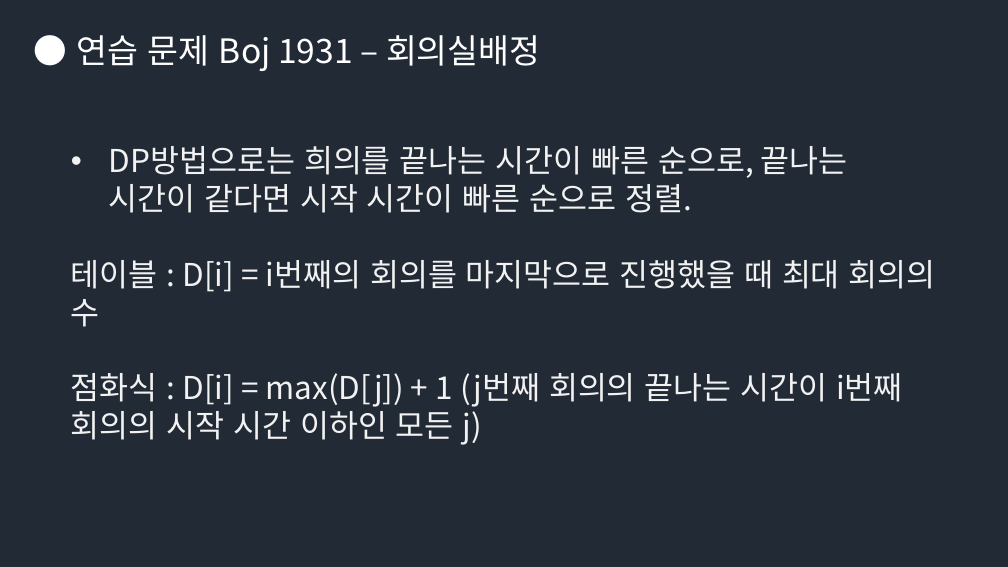
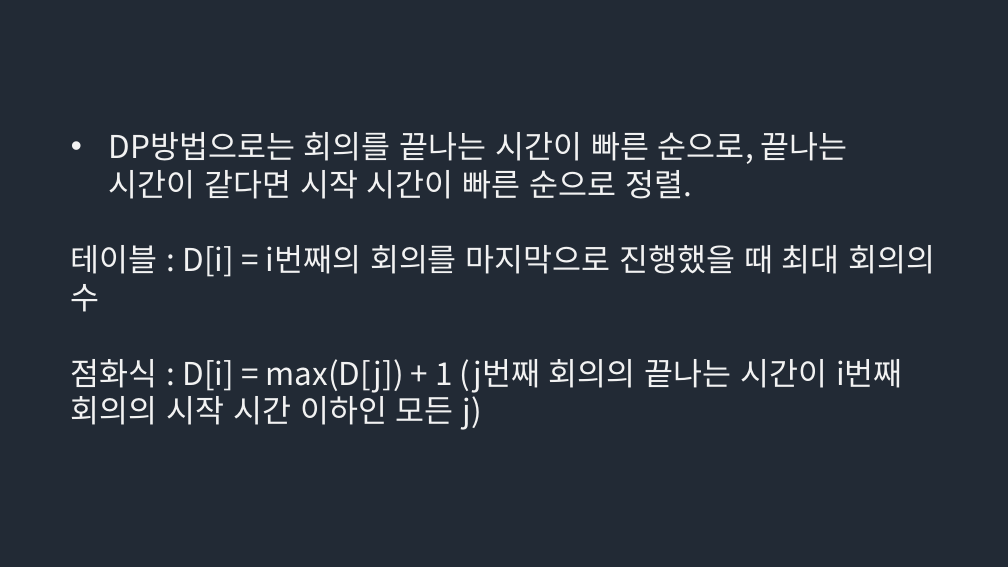
Before and after one commit to Groot-Space/Groot-space.github.io, a slide deck: slide 21 of assets/images/그리디/그리디.pptx (slide 27 before the commit). Drawn at 1008x567 pixels with LibreOffice and Linux fonts; fonts in the diff are those of the drawing. Boxes give left, top, right and bottom in pixels: in the first picture for what was removed or moved away, otherwise in the second. Text is boxed around its words. In the diff, an @@ line names an element or a change of style, - is before the commit and + after.

```diff
--- a/assets/images/그리디/그리디.pptx
+++ b/assets/images/그리디/그리디.pptx
@@ text removed at bbox=[76, 35, 541, 71] @@
-● 연습 문제 Boj 1931 – 회의실배정
@@ text "DP방법으로는 회의를 끝나는 시간이 빠른 ...": place and size @@
-text "DP방법으로는 회의를 끝나는 시간이 빠른 ..." at bbox=[71, 146, 936, 445]
+text "DP방법으로는 회의를 끝나는 시간이 빠른 ..." at bbox=[71, 132, 936, 430]
@@ text at bbox=[109, 132, 848, 199]: text changed @@
-• DP방법으로는 희의를 끝나는 시간이 빠른 순으로, 끝나는 시간이 같다면 시작 시간이 빠른 순으로 정렬.
+• DP방법으로는 회의를 끝나는 시간이 빠른 순으로, 끝나는 시간이 같다면 시작 시간이 빠른 순으로 정렬.
```
Also in this commit, not shown: 1 other slide changed, 3 slides added, 7 slides removed.
